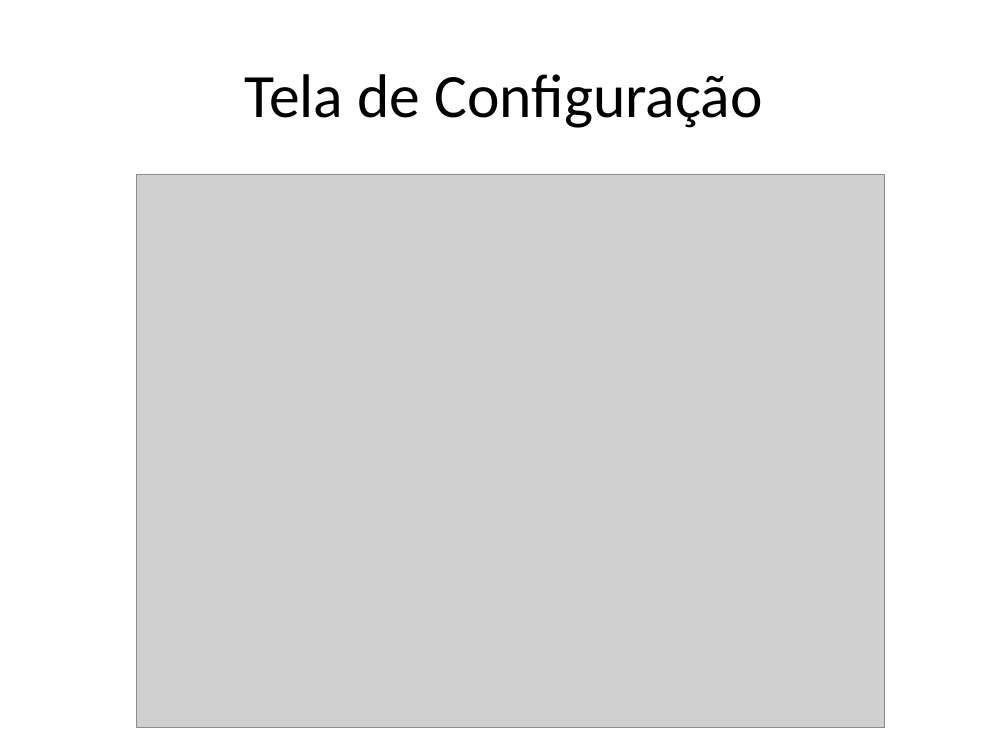
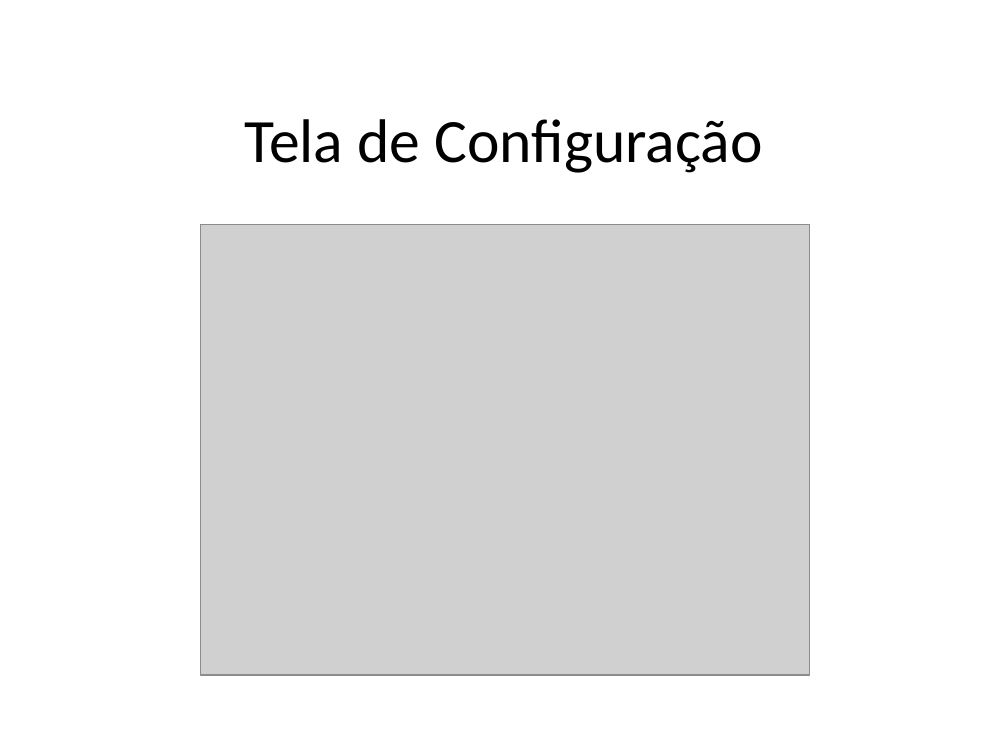
Before and after one commit to jpjcjbr/tccjp, a slide deck: slide 17 of apresentacao tcc.pptx. Drawn at 1008x756 pixels with LibreOffice and Linux fonts; fonts in the diff are those of the drawing; grey boxes stand for pictures; background and template pictures are left out. Boxes give left, top, right and bottom in pixels: in the first picture for what was removed or moved away, otherwise in the second. Text is boxed around its words. In the diff, an @@ line names an element or a change of style, - is before the commit and + after.

```diff
--- a/apresentacao tcc.pptx
+++ b/apresentacao tcc.pptx
@@ title "Tela de Configuração": place and size @@
-title "Tela de Configuração" at bbox=[245, 74, 763, 128]
+title "Tela de Configuração" at bbox=[245, 119, 763, 173]
@@ picture: place and size @@
-picture at bbox=[136, 174, 884, 728]
+picture at bbox=[201, 225, 809, 675]
```
Also in this commit, not shown: 21 other slides changed.
